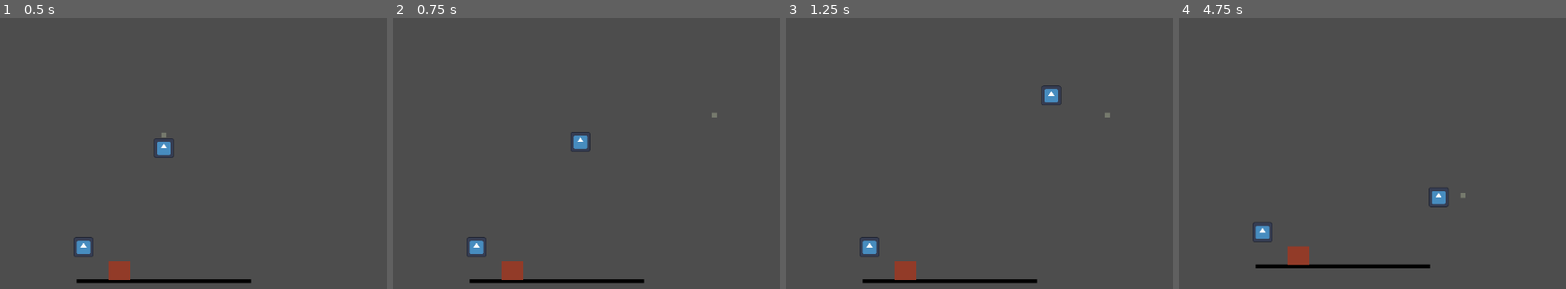
Above: before the commit, frames 1-4 (left to right).
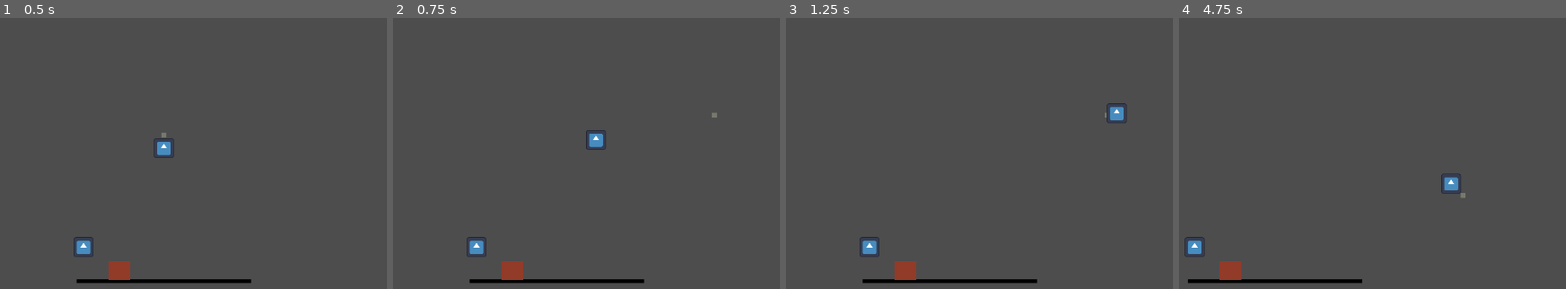
Above: after the commit, the same moments.

Repository: pradoh97/horde
Game: Godot game, scene res://level.tscn
Same seed, same stepped clock (60 frames per second), same inputs: the game is played once before the commit and once after it. The engine's default icon, where the game draws it, is replaced by a stand-in: a white triangle on a blue panel in a dark square.
Inputs (mouse positions are in pixels of both pictures, inside the frame that each line leads up to):
- Up to frame 1 (0.5 s): no input
- Up to frame 2 (0.75 s): move the mouse to (714, 115) at 0.52 s; press the mouse at (714, 115) at 0.53 s
- Up to frame 3 (1.25 s): no input
- Up to frame 4 (4.75 s): release the mouse at (1500, 115) at 1.25 s; drag from (1198, 156) to (1500, 115) at 1.27 s; move the mouse to (1415, 47) at 2.02 s; press the mouse at (1415, 47) at 2.03 s; release the mouse at (1415, 47) at 2.75 s; drag from (1306, 215) to (1403, 53) at 2.77 s; move the mouse to (1558, 196) at 3.52 s; press the mouse at (1558, 196) at 3.53 s; release the mouse at (1558, 196) at 4.25 s; drag from (outside the picture) to (1461, 194) at 4.27 s

Frame 1 is identical in both runs. In frame 2, 0.5% of the frame differs, in the area x 45-55%, y 41-50%; in frame 3, 0.5%; in frame 4, 3.2%, in the area x 1-73%, y 57-99%.

Commit message:
Fixed speed calculations

Diff:
--- a/experimental/army_leader/army.gd
+++ b/experimental/army_leader/army.gd
@@ -70,7 +70,6 @@
 		new_minion.full_stop_speed = full_stop_speed
 		new_minion.max_speed_left_behind = max_speed_left_behind
 
-
 func _on_mouse_area_entered(area):
 	var minion: MinionExperimental = area.get_parent()
 	if minion.is_leading:
--- a/experimental/army_leader/minion.gd
+++ b/experimental/army_leader/minion.gd
@@ -1,7 +1,6 @@
 extends CharacterBody2D
 class_name MinionExperimental
 
-@export var ignore_gravity: bool = true
 @export var max_speed = 600.0
 @export var max_speed_left_behind: float = 800.0
 @export var acceleration: float = 100.0
@@ -17,73 +16,34 @@
 var army: Army = null
 var last_direction: Vector2 = Vector2.ZERO
 var direction_counter: int = 0
-var executions_until_next_direction_count: int = 40
 
-func _physics_process(delta):
+func _physics_process(_delta):
 	if following_orders and not reached_destination:
 		var leader_direction: Vector2
 		if not is_leading:
 			leader_direction = (leader.global_position - global_position).normalized()
+			if global_position.distance_to(leader.global_position) >= distance_treshold:
+				left_behind = true
+			else:
+				left_behind = false
 		else:
 			leader_direction = (get_global_mouse_position() - global_position).normalized()
-
-		# Accomodate any left behind minion
-		direction_counter += 1
-		if direction_counter >= executions_until_next_direction_count:
-			direction_counter = 0
-			if last_direction != leader_direction and not is_leading and global_position.distance_to(leader.global_position) >= distance_treshold:
-				left_behind = true
-				velocity = leader.velocity
-			else:
-				left_behind = false
-			last_direction = leader_direction
 		velocity += acceleration * leader_direction
 
 	# Caps the velocity if it's already at max. Makes the minion go faster to reach the group if left behind
-	if velocity.x >= max_speed:
+	if velocity.length() >= max_speed:
 		if left_behind:
-			velocity.x = max_speed_left_behind
+			velocity = velocity.normalized() * max_speed_left_behind
 		else:
-			velocity.x = max_speed
-	if velocity.x <= -max_speed:
-		if left_behind:
-			velocity.x = -max_speed_left_behind
-		else:
-			velocity.x = -max_speed
-	if velocity.y <= -max_speed and (following_orders or ignore_gravity):
-		if left_behind:
-			velocity.y = -max_speed_left_behind
-		else:
-			velocity.y = -max_speed
-	if ignore_gravity and velocity.y >= max_speed:
-		if left_behind:
-			velocity.y = max_speed_left_behind
-		else:
-			velocity.y = max_speed
+			velocity = velocity.normalized() * max_speed
 
 	# Stops the minion
 	if not following_orders or reached_destination:
-		velocity.x = lerp(velocity.x, 0.0, deceleration_factor)
-		if velocity.x <= full_stop_speed and velocity.x > 0 or velocity.x >= -full_stop_speed and velocity.x < 0:
-			velocity.x = 0
-		if ignore_gravity:
-			velocity.y = lerp(velocity.y, 0.0, deceleration_factor)
-			if velocity.y <= full_stop_speed and velocity.y > 0 or velocity.y >= -full_stop_speed and velocity.y < 0:
-				velocity.y = 0
+		velocity = velocity.lerp(Vector2.ZERO, deceleration_factor)
+		if velocity.length() <= full_stop_speed:
+			velocity = Vector2.ZERO
 
-	# Add the gravity.
-	if not is_on_floor() and not ignore_gravity:
-		var gravity_modifier = 1
-		if following_orders:
-			if reached_destination:
-				gravity_modifier = 0
-			else:
-				gravity_modifier = deceleration_factor
-		else:
-			gravity_modifier = lerp(gravity_modifier, 1, deceleration_factor)
-		velocity.y += get_gravity().y * delta * gravity_modifier
-		if following_orders and velocity.y >= max_speed * 1.5:
-			velocity.y = max_speed * 1.5
+	#Make it collide against stuff
 	for i in get_slide_collision_count():
 		var c = get_slide_collision(i)
 		if c.get_collider() is RigidBody2D:
--- a/level.tscn
+++ b/level.tscn
@@ -42,11 +42,11 @@
 [node name="Army" parent="." instance=ExtResource("1_vonw3")]
 position = Vector2(0, -459)
 override_minions_properties = true
-max_speed = 1000.0
-acceleration = 150.0
-deceleration_factor = 0.05
-full_stop_speed = 80.0
-max_speed_left_behind = 1200
+max_speed = 2200.0
+acceleration = 200.0
+deceleration_factor = 0.15
+full_stop_speed = 160.0
+max_speed_left_behind = 2500
 
 [node name="Camera2D" type="Camera2D" parent="Army"]
 position = Vector2(0, -83)
@@ -83,5 +83,5 @@
 color = Color(0.57502484, 0.23296097, 0.15966132, 1)
 polygon = PackedVector2Array(876, 681, 841, 681, 841, 711, 876, 711)
 
-[node name="Minion" parent="." instance=ExtResource("3_oi3di")]
+[node name="Minion2" parent="." instance=ExtResource("3_oi3di")]
 position = Vector2(-516, -104)
